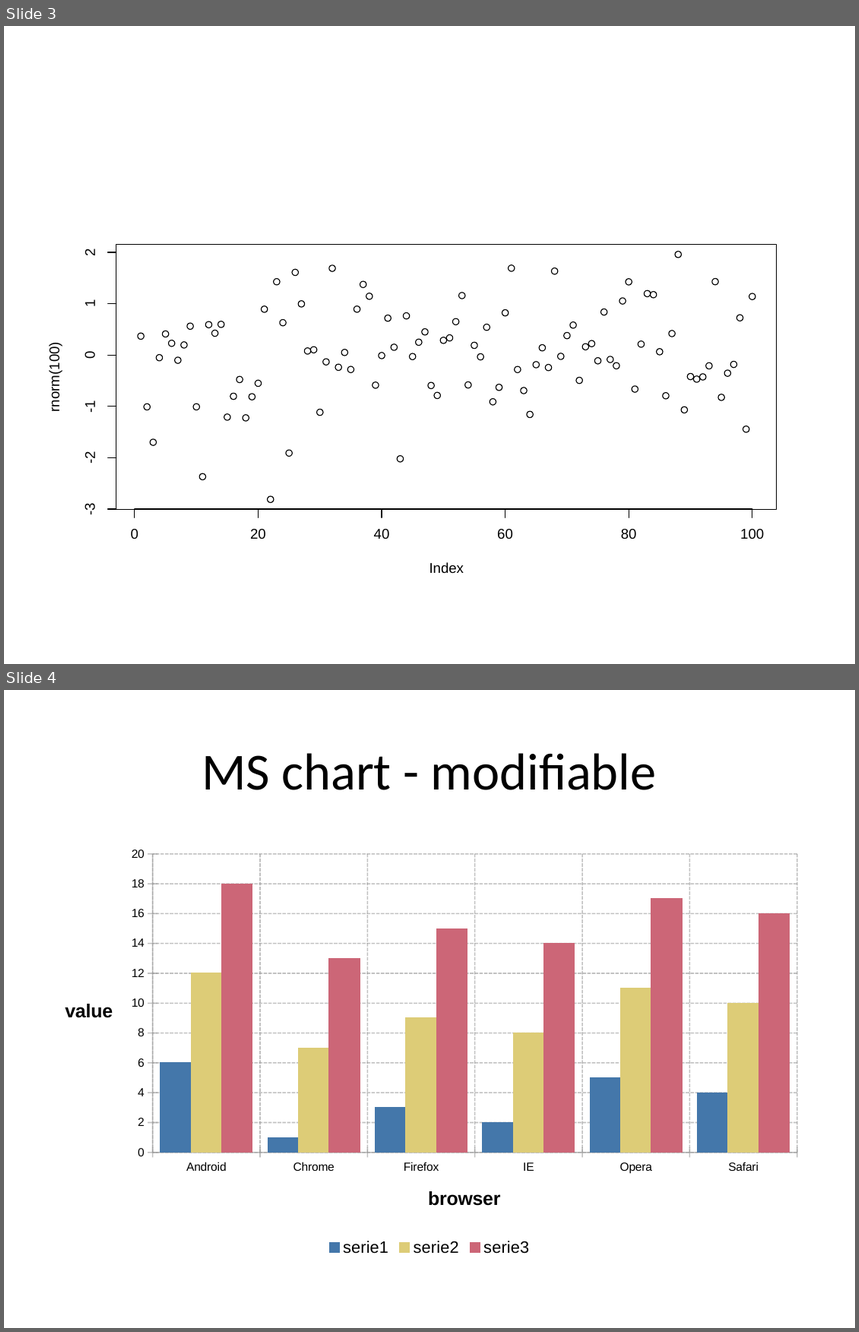
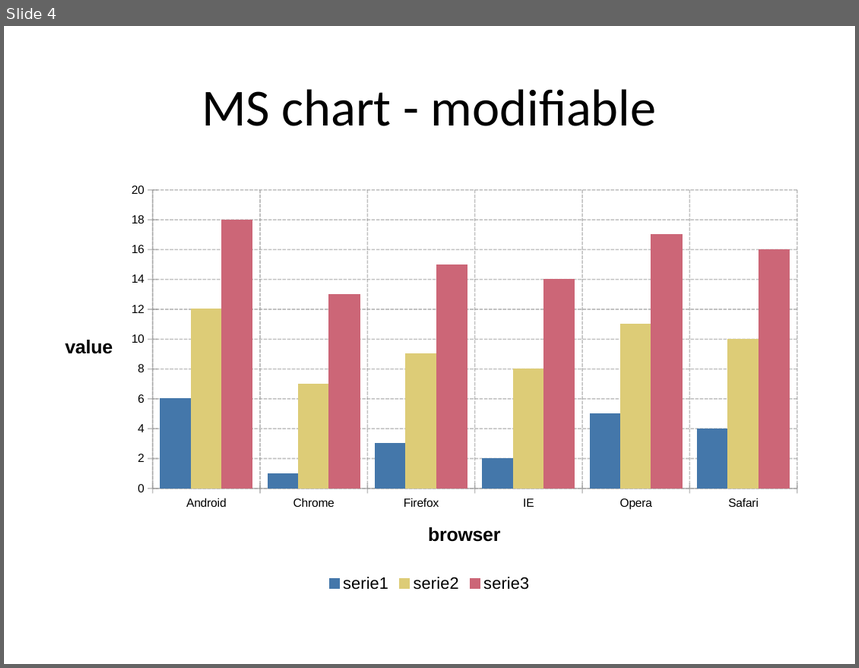
Before and after one commit to RECON-gathering-March-2018/wordexcel-reports, a slide deck: Output/expamle.pptx. Shown one above the other, each under a label of ours: slides 3 and 4 before the commit, slide 4 after it. The pictures are 859x1332 and 859x668 pixels, drawn with LibreOffice and Linux fonts; fonts in the diff are those of the drawing. Boxes give left, top, right and bottom in pixels: in the first picture for what was removed or moved away, otherwise in the second. Text is boxed around its words. In the diff, an @@ line names an element or a change of style, - is before the commit and + after.

```diff
--- a/Output/expamle.pptx
+++ b/Output/expamle.pptx
@@ slide 3 removed at bbox=[4, 26, 855, 664], background #FFFFFF @@
@@ group removed at bbox=[47, 175, 813, 596]: 100 ellipses, 15 freeform shapes, 14 texts, 1 rectangle @@
-0
-20
-40
-60
-80
-100
--3
--2
--1
-0
-1
-2
-Index
-rnorm(100)
```
Also in this commit, not shown: 1 slide added, 2 other files.
